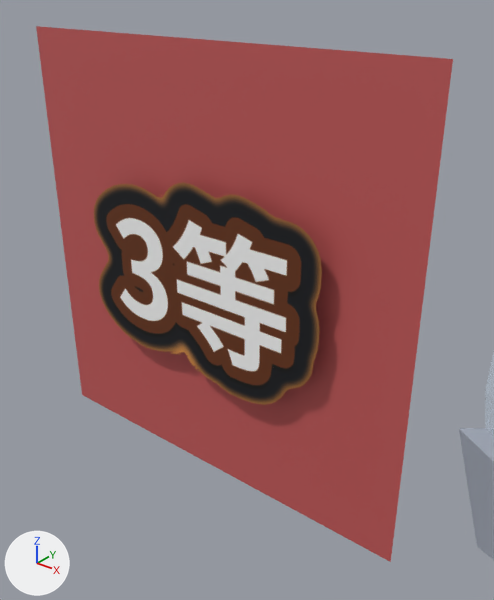
An edit to the glTF model public/presets/airlottery/airlottery_3tou_3d.glb, drawn before and after from the same camera.
Camera for both pictures: a 50 mm camera at (0.00088, -0.78093, 0.12059) aimed at (0.00008, -0.77993, 0.11997). Arrows for +X, +Y and +Z are at lower left; the lights stay in place. The picture after the commit comes second. Where no turn or scale is listed for an object, it has been applied to the vertices. Vertices at exactly the same position are counted once.

Objects in the first picture: 'air_base', 'air_dome', 'badge_3等'.
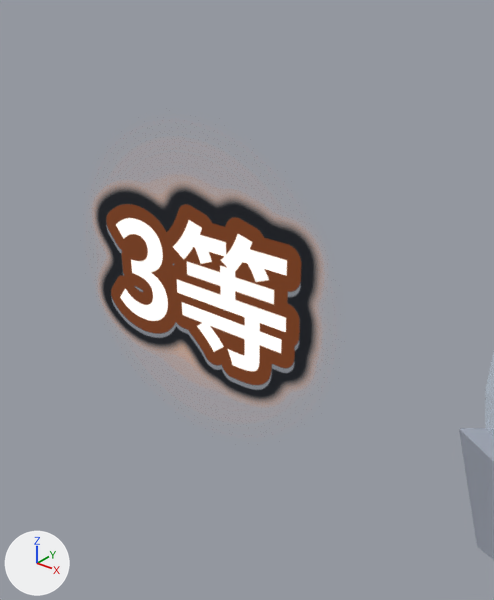
Edits to the scene script, one JSON object a line:
```json
{"block": "mat_badge_3等_front", "change": "nodes: BsdfPrincipled, Math x2, OutputMaterial, TexImage"}
{"block": "mat_badge_3等_front", "change": "nodes: BsdfPrincipled, OutputMaterial, TexImage x2"}
{"block": "me_plane_003", "where": "# used by ob_badge_3等; location = (0.0, -0.78, 0.12)"}
{"block": "me_plane_003", "where": "# verts and faces of me_plane_003; kept vertices keep their numbers, new ones are numbered from 8"}
{"block": "me_plane_003", "where": "# before: 4 (-0.000475, 0.000035, -0.000475) at pixel (82, 394), 5 (0.000475, 0.000035, -0.000475) at pixel (390, 562), 6 (-0.000475, 0.000035, 0.000475) at pixel (36, 26), 7 (0.000475, 0.000035, 0.000475) at pixel (453, 58)"}
{"op": "remove", "block": "me_plane_003", "code": "me_plane_003.from_pydata(...)  # 8 vertices, 12 faces; spans x -0.000475..0.000475, y 0.0..0.000035, z -0.000475..0.000475"}
{"op": "add", "block": "me_plane_003", "code": "me_plane_003.from_pydata(...)  # 8 vertices, 10 faces; spans x -0.000475..0.000475, y 0.0..0.000035, z -0.000475..0.000475"}
{"block": "me_plane_003", "change": "me_plane_003 part 1"}
{"op": "add", "block": "me_plane_003", "code": "delete_faces([(4, 6, 7), (4, 7, 5)])"}
{"op": "remove", "block": "me_plane_003", "code": "me_plane_003.materials.append(mat_badge_3等_rim)  # red #c45959"}
```

What differs and where, as boxes (x1, y1, x2, y2) in the pictures (494 x 600 px):
```json
{"object": "badge_3等", "change": "surface changed, reshaped", "before": [36, 26, 453, 562], "after": [95, 185, 319, 402], "on screen": "lighter"}
{"part": 1, "of": "me_plane_003", "change": "deleted", "before": [36, 26, 453, 562], "on screen": "red"}
```
